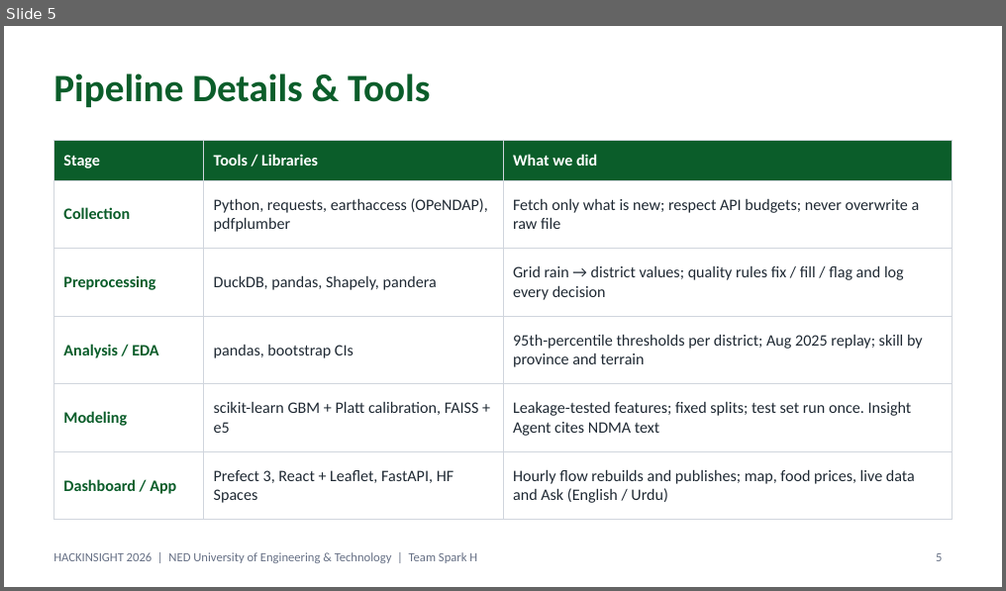
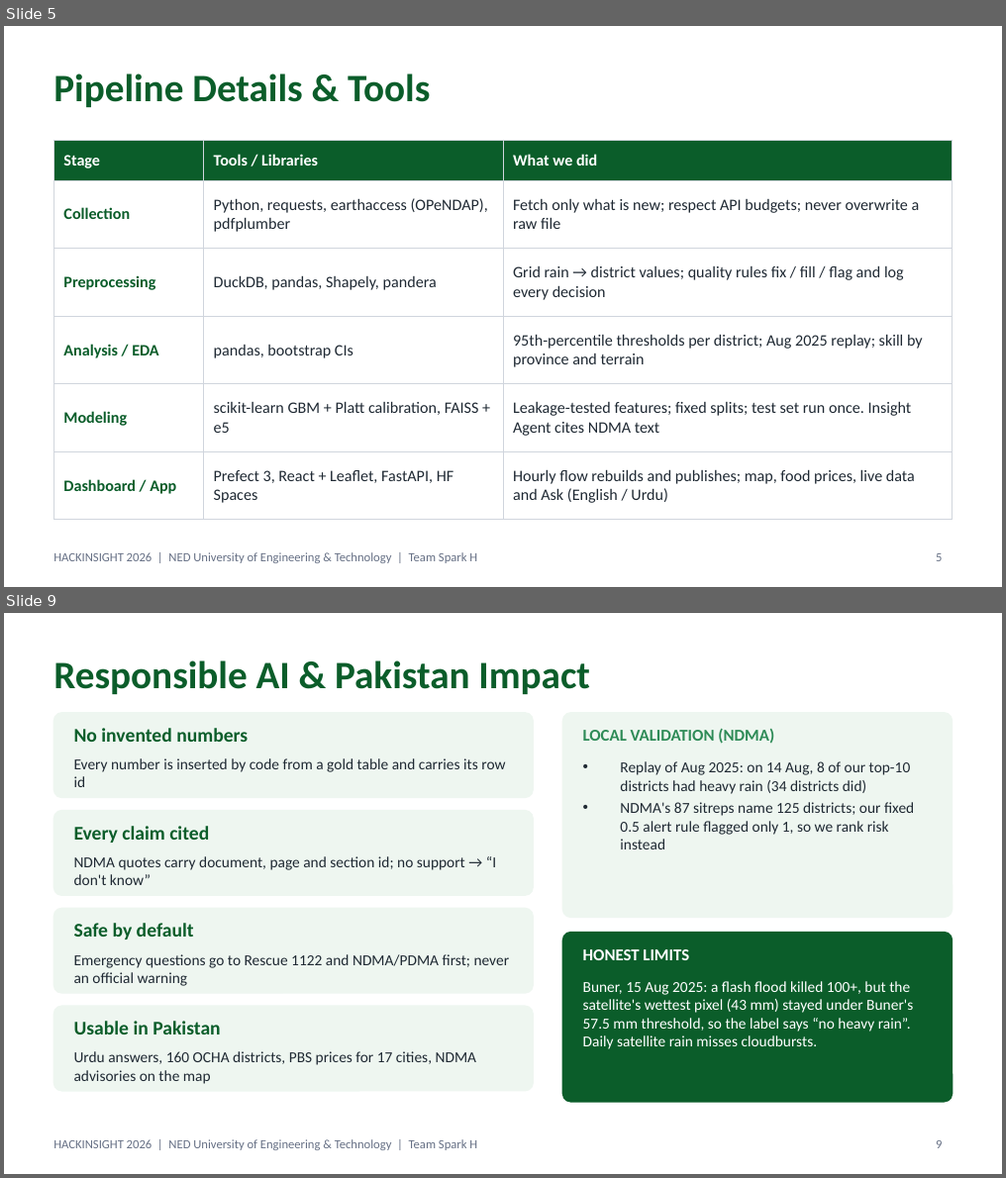
Before and after one commit to RoshaanT1/floodlens-pakistan, a slide deck: FloodLens_SparkH.pptx. Shown one above the other, each under a label of ours: slide 5 before the commit, slides 5 and 9 after it; the slides between them are not shown. The pictures are 1006x591 and 1006x1178 pixels, drawn with LibreOffice and Linux fonts; fonts in the diff are those of the drawing. Boxes give left, top, right and bottom in pixels: in the first picture for what was removed or moved away, otherwise in the second. Text is boxed around its words. In the diff, an @@ line names an element or a change of style, - is before the commit and + after.

Commit message:
Deck curated to the marking criteria; docs corrected against the warehouse (Feb 2024 forecasts, 689,280 rain rows, 157 documents); video 2:52

```diff
--- a/FloodLens_SparkH.pptx
+++ b/FloodLens_SparkH.pptx
@@ slide 9 added at [4, 613, 1002, 1174], background #FFFFFF; not listed: 1 template element that a slide beside it also shows @@
@@ title added at [54, 661, 590, 694], 28 pt, text #0B5D2A, bold @@
+Responsible AI & Pakistan Impact
@@ rounded rectangle added at [54, 713, 533, 797], fill #EEF6F0, outline #EEF6F0 1 pt @@
@@ text added at [74, 728, 248, 742], 14 pt, text #0B5D2A, bold @@
+No invented numbers
@@ rounded rectangle added at [562, 713, 952, 917], fill #EEF6F0, outline #EEF6F0 1 pt @@
@@ text added at [583, 728, 774, 744], 12 pt, text #2E8B57, bold @@
+LOCAL VALIDATION (NDMA)
@@ text added at [74, 759, 505, 787], 11 pt, text #1F2933 @@
+Every number is inserted by code from a gold table and carries its row id
@@ text added at [620, 761, 914, 850], 11 pt, text #1F2933 @@
+• Replay of Aug 2025: on 14 Aug, 8 of our top-10 districts had heavy rain (34 districts did)
+• NDMA's 87 sitreps name 125 districts; our fixed 0.5 alert rule flagged only 1, so we rank risk instead
@@ rounded rectangle added at [54, 811, 533, 895], fill #EEF6F0, outline #EEF6F0 1 pt @@
@@ text added at [74, 826, 209, 843], 14 pt, text #0B5D2A, bold @@
+Every claim cited
@@ text added at [74, 857, 496, 885], 11 pt, text #1F2933 @@
+NDMA quotes carry document, page and section id; no support → “I don't know”
@@ rounded rectangle added at [54, 908, 533, 993], fill #EEF6F0, outline #EEF6F0 1 pt @@
@@ text added at [74, 923, 194, 940], 14 pt, text #0B5D2A, bold @@
+Safe by default
@@ rounded rectangle added at [562, 933, 952, 1102], fill #0B5D2A, outline #0B5D2A 1 pt @@
@@ text added at [74, 955, 510, 986], 11 pt, text #1F2933 @@
+Emergency questions go to Rescue 1122 and NDMA/PDMA first; never an official warning
@@ text added at [583, 950, 689, 960], 12 pt, text #FFFFFF, bold @@
+HONEST LIMITS
@@ text added at [583, 981, 913, 1050], 11 pt, text #FFFFFF @@
+Buner, 15 Aug 2025: a flash flood killed 100+, but the satellite's wettest pixel (43 mm) stayed under Buner's 57.5 mm threshold, so the label says “no heavy rain”. Daily satellite rain misses cloudbursts.
@@ rounded rectangle added at [54, 1006, 533, 1091], fill #EEF6F0, outline #EEF6F0 1 pt @@
@@ text added at [74, 1021, 220, 1035], 14 pt, text #0B5D2A, bold @@
+Usable in Pakistan
@@ text added at [74, 1052, 477, 1084], 11 pt, text #1F2933 @@
+Urdu answers, 160 OCHA districts, PBS prices for 17 cities, NDMA advisories on the map
@@ page number added at [936, 1141, 942, 1149], 9 pt, text #667085 @@
+9
```
Also in this commit, not shown: 3 slides changed, 2 other slides added, 7 other files.
